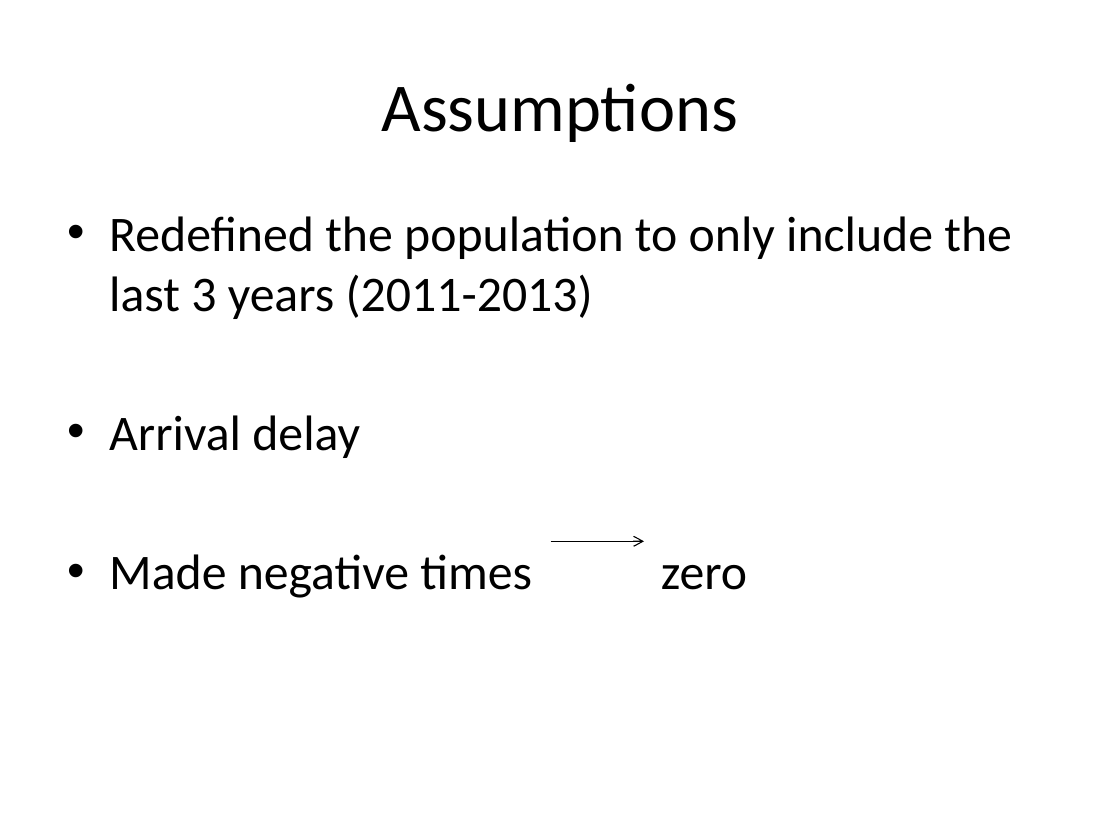
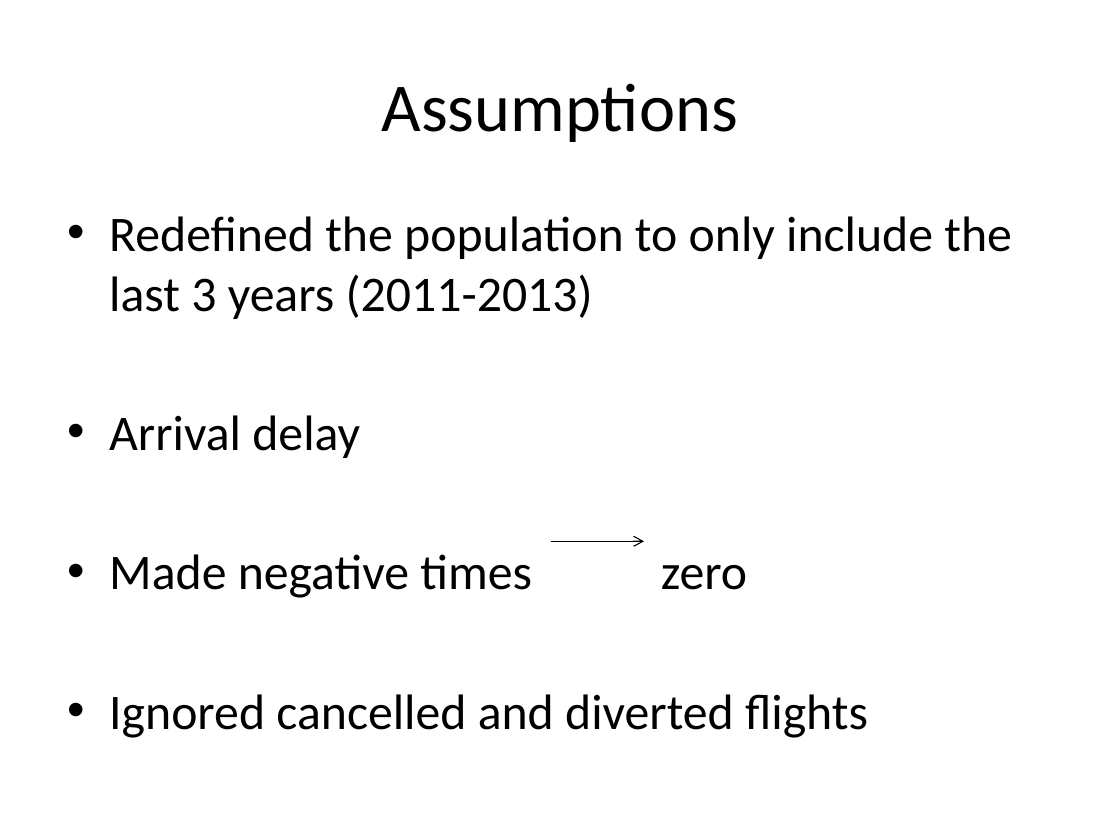
Before and after one commit to andy-olstad/POGSproj2, a slide deck: slide 3 of project_2_presentation.pptx. Drawn at 1120x840 pixels with LibreOffice and Linux fonts; fonts in the diff are those of the drawing. Boxes give left, top, right and bottom in pixels: in the first picture for what was removed or moved away, otherwise in the second. Text is boxed around its words. In the diff, an @@ line names an element or a change of style, - is before the commit and + after.

Commit message:
changed back

```diff
--- a/project_2_presentation.pptx
+++ b/project_2_presentation.pptx
@@ text at (109,694,868,738): paragraph added @@
+• Ignored cancelled and diverted flights
```
